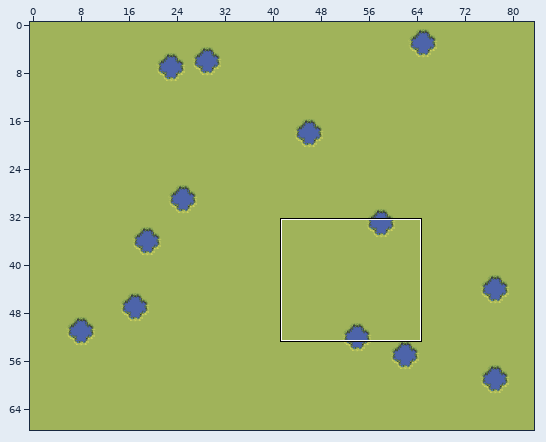
Tiled map (JSON): src/assets/tilemaps/generated/1-7.tmj. Above: a wide view before the commit, with the close-up outlined.
Close-up. As it was:
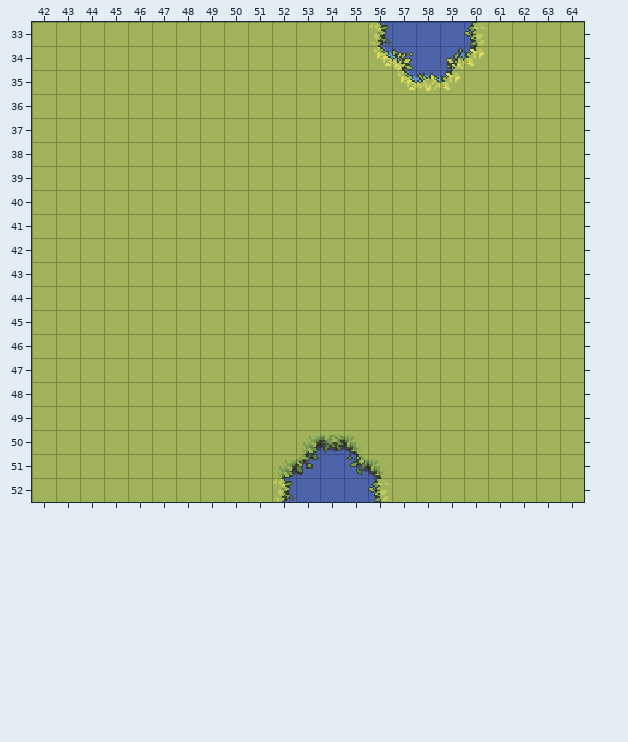
Cells are 16x16 px. Shown: x 42..64, y 33..52. The commit also changed other parts of the map, which this record leaves out.
New version:
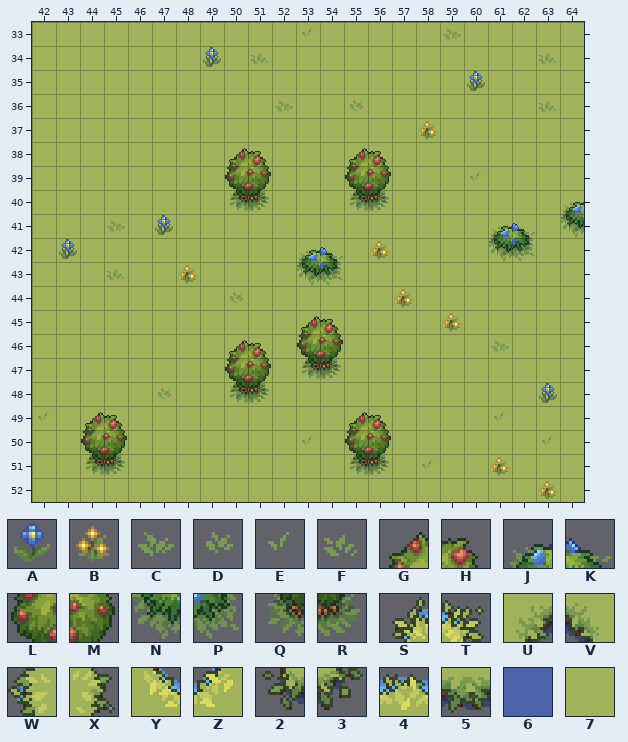
Key: from "Details": A 120, B 128, C 156, D 157, E 160, F 161; from "Trees_rocks": G 163, H 164, J 165, K 166, L 179, M 180, N 181, P 182, Q 195, R 196; from "Water_coasts": S 41, T 43, U 44, V 45, W 80, X 82, Y 83, Z 84, 2 119, 3 121, 4 159, 5 197; from "Water_detilazation": 6 0; from "ground_grasss": 7 55.
_ is an empty cell, # one hidden under a higher layer, . an unchanged one.
Changes in this commit:
--- layer "Base"
@@ x 56..60 @@
-33 66666
-34 66666
-35 .666#
+33 77777
+34 77777
+35 .7777
@@ x 52..56 @@
-50 .666#
-51 66666
-52 66666
+50 .7777
+51 77777
+52 77777
--- layer "Agua"
@@ x 42..64 @@
-33 ..........._..X.._W....
-34 ......._._....YT.SZ.._.
-35 ...............Y4Z7....
-36 .........._.._......._.
-37 ................_......
-38 ........__...__........
-39 ........__...__..._....
-40 ........__...__......._
-41 ..._._.............__._
-42 ._.........__._....__..
-43 ..._.._....__..........
-44 ........_......_.......
-45 ...........__...._.....
-46 ........__.__......_...
-47 ........__.__..........
-48 ....._..__..........._.
-49 _.__.........__...._...
-50 ..__.......U5V7......_.
-51 ..__......U3.2V._.._...
-52 ..........X...W......_.
+33 ...........E.._..C_....
+34 .......A.F....__.__..F.
+35 ...............___A....
+36 ..........C..D.......F.
+37 ................B......
+38 ........GH...GH........
+39 ........LM...LM...E....
+40 ........QR...QR.......J
+41 ...C.A.............JK.N
+42 .A.........JK.B....NP..
+43 ...F..B....NP..........
+44 ........D......B.......
+45 ...........GH....B.....
+46 ........GH.LM......C...
+47 ........LM.QR..........
+48 .....D..QR...........A.
+49 E.GH.........GH....E...
+50 ..LM.......E_LM......E.
+51 ..QR......__.QR.E..B...
+52 .........._..._......B.
